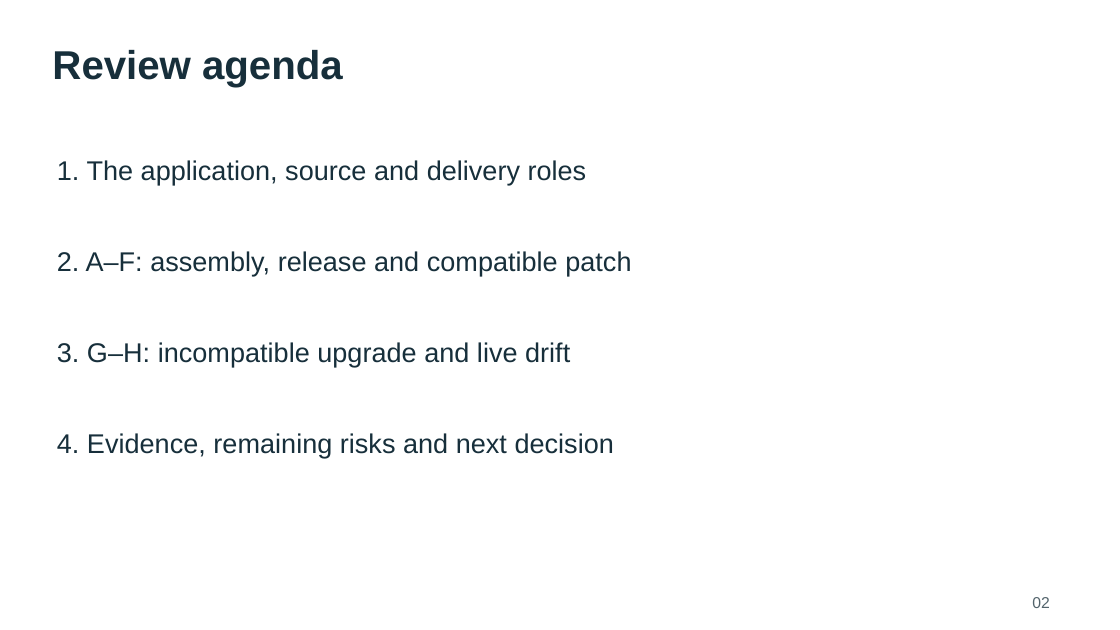
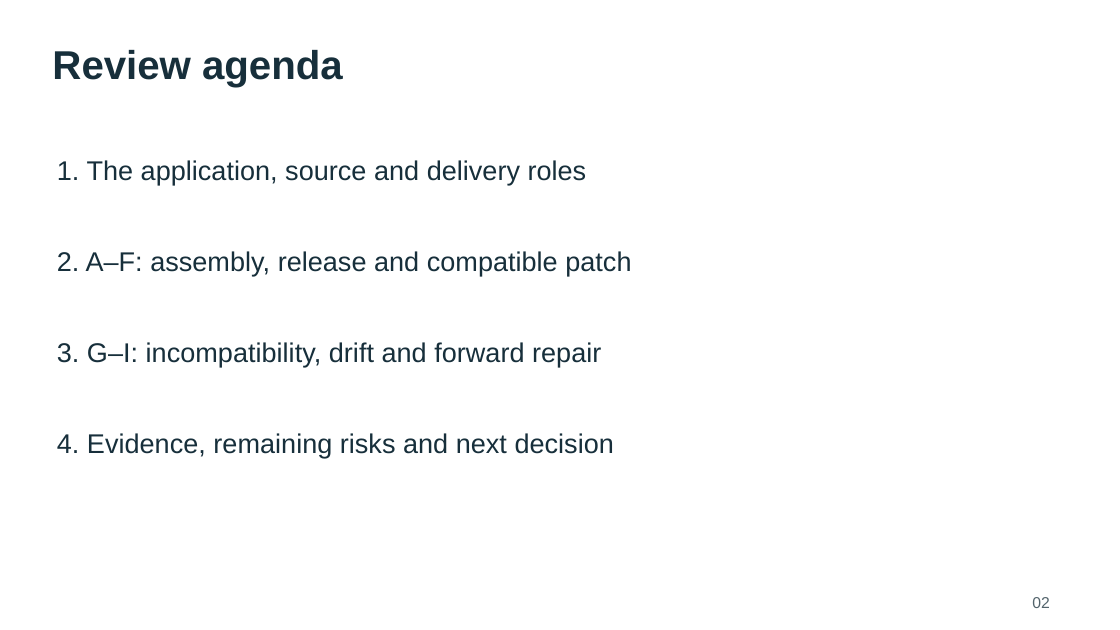
Before and after one commit to rstyczynski/APEX_CICD, a slide deck: slide 2 of progress/E.1/sprint_E.1_increment_demo.pptx. Drawn at 1120x630 pixels with LibreOffice and Linux fonts; fonts in the diff are those of the drawing. Boxes give left, top, right and bottom in pixels: in the first picture for what was removed or moved away, otherwise in the second. Text is boxed around its words. In the diff, an @@ line names an element or a change of style, - is before the commit and + after.

```diff
--- a/progress/E.1/sprint_E.1_increment_demo.pptx
+++ b/progress/E.1/sprint_E.1_increment_demo.pptx
@@ text at box(57, 342, 601, 367): text changed @@
-3. G–H: incompatible upgrade and live drift
+3. G–I: incompatibility, drift and forward repair
```
Also in this commit, not shown: 9 other slides changed, 1 slide added, 14 other files.
